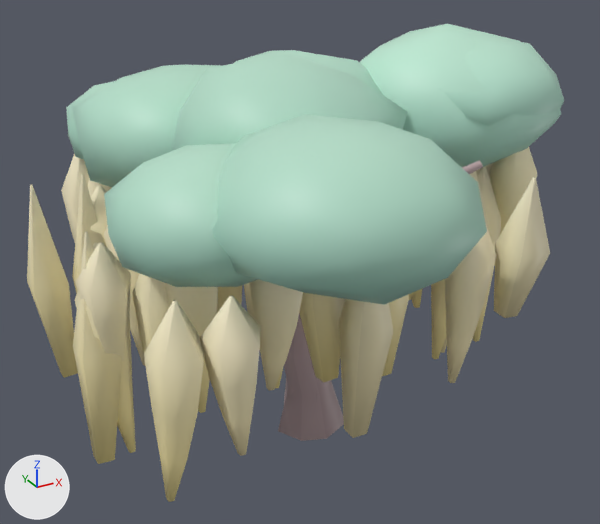
One commit to the glTF model world/spring_court/shared/models/golden_chain.glb: the scene before it, then after it.
Camera for both pictures: a camera (50 mm lens) standing at (-5.32, -9.38, 7.3) and looking at (-0.6, -0.79, 3.01). The axes (+X, +Y, +Z) are drawn at lower left. The lights are the same throughout. The picture after the commit comes second. Vertices at exactly the same position are counted once.

The scene before the commit, as lines of its bpy script (objects in view):
```python
me_far = bpy.data.meshes.new('far')
me_far.from_pydata(...)  # 524 vertices, 857 faces; spans x -3.75..2.89, y -4.49..2.01, z -0.11..5.87
me_far.materials.append(mat_defaultmaterial_001)
me_near = bpy.data.meshes.new('near')
me_near.from_pydata(...)  # 1479 vertices, 2582 faces; spans x -3.6..2.6, y -3.59..2.66, z -0.15..5.79
me_near.materials.append(mat_defaultmaterial)
ob_far = bpy.data.objects.new('far', me_far)
ob_far.location = (0.0, 0.0, 0.0)
ob_near = bpy.data.objects.new('near', me_near)
ob_near.location = (0.0, 0.0, 0.0)
```
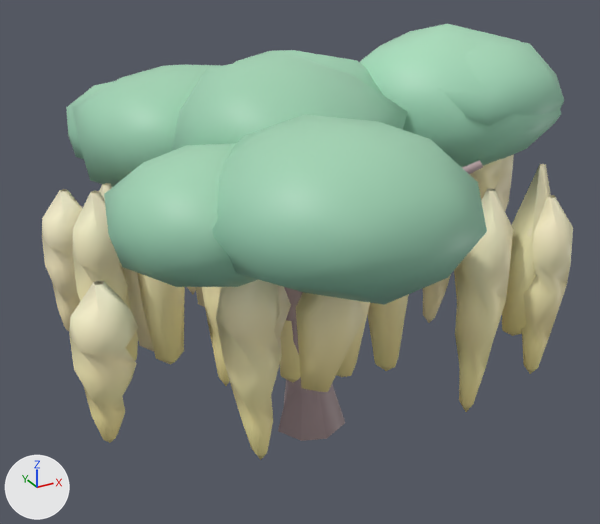
Diff of the bpy script that builds the scene:
```diff
--- a/world/spring_court/shared/models/golden_chain.glb.py
+++ b/world/spring_court/shared/models/golden_chain.glb.py
@@ me_near @@
 # used by ob_near; location = (0.0, 0.0, 0.0)
-me_near.from_pydata(...)  # 1479 vertices, 2582 faces; spans x -3.6..2.6, y -3.59..2.66, z -0.15..5.79
+me_near.from_pydata(...)  # 1415 vertices, 2552 faces; spans x -3.92..2.6, y -3.4..2.35, z -0.15..5.79
+# me_near part 1: the loose piece of 26 vertices spanning x -1.67..-1.1, y 0.75..1.31, z 2.37..4.29 is rebuilt with 36 vertices and now spans x -1.69..-1.06, y 0.73..1.37, z 1.89..4.29
+# me_near part 2: the loose piece of 26 vertices spanning x 0.73..1.3, y -1.27..-0.71, z 2.11..4.18 is rebuilt with 36 vertices and now spans x 0.84..1.49, y -1.2..-0.55, z 2.23..4.14
+# me_near part 3: the loose piece of 26 vertices spanning x 1.56..2.12, y -2.19..-1.62, z 2.29..4.83 is rebuilt with 36 vertices and now spans x 1.46..2.11, y -1.84..-1.19, z 2.3..4.91
+# me_near part 4: the loose piece of 26 vertices spanning x -2.96..-2.4, y -0.71..-0.14, z 1.92..4.27 is rebuilt with 36 vertices and now spans x -3.39..-2.72, y -0.79..-0.14, z 1.82..4.26
+# me_near part 5: 25 loose pieces with 650 vertices, spanning x -3.6..1.49, y -3.59..2.66, z 1.41..4.76, are deleted
+# me_near part 6: 338 vertices removed from x -2.78..2.02, y -2.89..2.2, z 1.58..4.94; 828 vertices added at x -3.55..2.1, y -3.11..2.25, z 1.26..4.94
+# me_near part 7: 36 vertices added at x -3.92..-3.27, y -2.74..-2.09, z 2.3..4.06
+# me_near part 8: 320 kept faces spanning x -3.44..2.6, y -3.4..2.35, z 3.85..5.79 get new vertex colours; the middle colour goes from green #aedcc8 to green #97cdb0
+# other edits to the shape of me_near do not show in these pictures
 me_near.materials.append(mat_defaultmaterial)
@@ me_far @@
 # used by ob_far; location = (0.0, 0.0, 0.0)
-me_far.from_pydata(...)  # 524 vertices, 857 faces; spans x -3.75..2.89, y -4.49..2.01, z -0.11..5.87
+me_far.from_pydata(...)  # 433 vertices, 717 faces; spans x -2.91..2.89, y -4.49..2.01, z -0.11..5.87
+# me_far part 9: 7 loose pieces with 91 vertices, spanning x -3.75..1.85, y -3.3..1.74, z 1.23..4.72, are deleted
+# me_far part 10
+# 13 vertices are removed from x 0.95..1.64, y 0.4..0.91, z 1.31..3.97
+# 26 faces are deleted
+# 182 vertices move from x -3.66..1.93, y -3.0..1.04, z 1.46..4.68 to x -2.73..1.94, y -3.57..1.72, z 1.52..4.75
+# 13 vertices are added at x -0.78..-0.29, y -0.75..-0.27, z 1.07..3.95
+# 26 new faces join them
+# me_far part 11: 577 kept faces spanning x -2.91..2.89, y -4.49..2.01, z 1.52..5.87 get new vertex colours
 me_far.materials.append(mat_defaultmaterial_001)
```

Where the change shows, as pixel boxes [x1, y1, x2, y2] in the pictures (600 x 524 px; the box of a moved part takes in the faces that stretch with it):
'far', reshaped (8% narrower, 14% shorter): before [27, 24, 561, 464]; after [72, 24, 561, 404]
'near', reshaped (9% shorter): before [61, 33, 564, 502]; after [42, 33, 573, 460]
part 1 of me_near, rebuilt (not visible before): after [187, 287, 196, 294]
part 2 of me_near, rebuilt (not visible afterwards): before [411, 288, 423, 308]
part 3 of me_near, rebuilt: before [490, 147, 537, 234]; after [495, 154, 514, 211]
part 4 of me_near, rebuilt (mostly hidden before): before [104, 225, 145, 366]; after [73, 190, 128, 303]
part 5 of me_near, deleted: before [61, 153, 497, 502]
part 6 of me_near, reshaped (mostly hidden before): before [88, 163, 501, 391]; after [42, 159, 573, 460]
part 7 of me_near, added: after [69, 280, 138, 443]
part 8 of me_near, recoloured: [66, 33, 564, 287] in both
part 9 of me_far, deleted: before [27, 177, 550, 382]
part 10 of me_far, moved or reshaped: before [72, 171, 490, 464]; after [123, 164, 551, 392]
part 11 of me_far, recoloured: before [72, 24, 561, 464]; after [72, 24, 561, 392]
